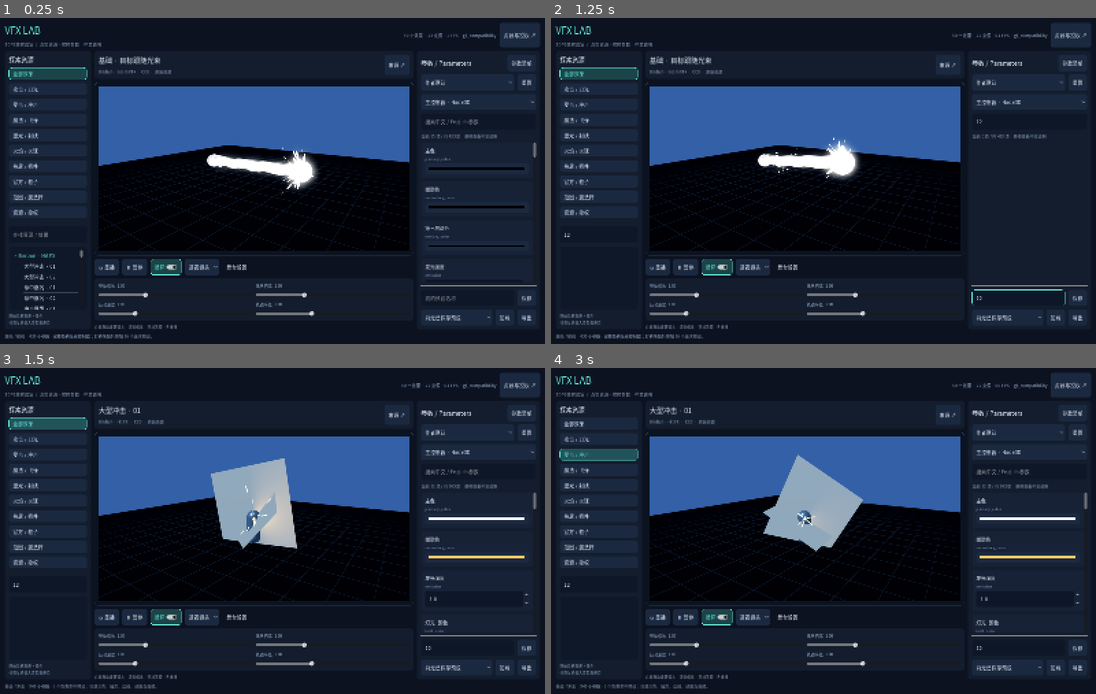
Above: before the commit, frames 1-4 (two rows, left to right).
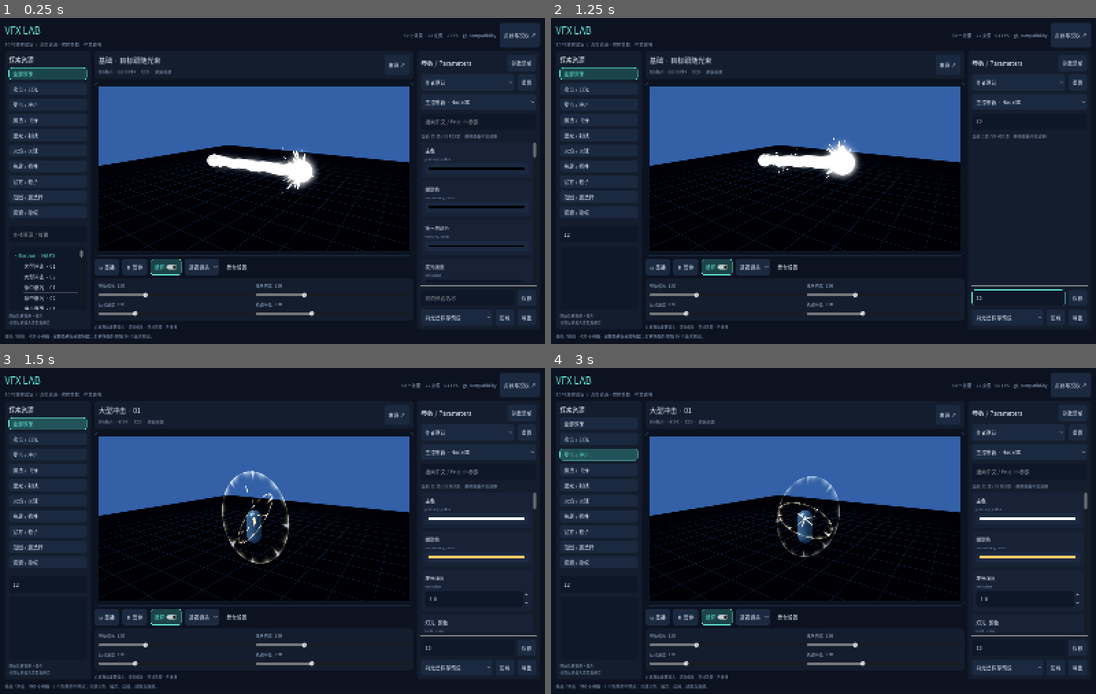
Above: after the commit, the same moments.

Repository: shanliangLS/godot_vfx_lab
Game: Godot game, scene res://scenes/main.tscn
Two runs of this game, one before a commit and one after it. Both use one fixed random seed, a clock stepped at 60 frames per second and the inputs below.
Inputs (mouse positions are in pixels of both pictures, inside the frame that each line leads up to):
- Up to frame 1 (0.25 s): no input
- Up to frame 2 (1.25 s): click (600, 233) at 0.52 s; type "12" at 0.6 s; click (1030, 122) at 0.75 s; type "12" at 0.83 s; click (1019, 298) at 0.98 s; type "12" at 1.07 s
- Up to frame 3 (1.5 s): click "全部效果" at 1.25 s
- Up to frame 4 (3 s): click "攻击 / 刀光" at 2 s; click "受击 / 冲击" at 2.75 s

Frames 1-2 are identical in both runs. In frame 3, 3.3% of the frame differs, in the area x 5-84%, y 27-99%; in frame 4, 3.0%.

Commit message:
fix(preview): resolve shader includes in hit overlay instances

Diff:
--- a/scripts/preview_stage.gd
+++ b/scripts/preview_stage.gd
@@ -31,6 +31,7 @@
 var paused_speeds: Dictionary = {}
 var projectile_clock := 0.0
 var projectile_scales: Dictionary = {}
+var shader_origins: Dictionary = {}
 
 func _ready() -> void:
 	stretch = true
@@ -119,6 +120,7 @@
 	material_records.clear()
 	paused_speeds.clear()
 	projectile_scales.clear()
+	shader_origins.clear()
 	projectile_clock = 0.0
 	dummy.visible = entry.get("mode", "") == "hit"
 	target.visible = entry.get("mode", "") == "beam"
@@ -171,6 +173,10 @@
 	effect_changed.emit(effect)
 
 func _make_local(node: Node) -> void:
+	if node is GeometryInstance3D:
+		for material in _materials(node):
+			if material is ShaderMaterial and material.shader and not material.shader.resource_path.is_empty():
+				shader_origins[material.shader.code] = material.shader.resource_path.get_base_dir()
 	for property in ["material_override", "material_overlay", "process_material", "mesh"]:
 		if property in node and node.get(property) is Resource:
 			node.set(property, node.get(property).duplicate(true))
@@ -206,12 +212,28 @@
 				var source: Shader = material.shader
 				if not shaders.has(source):
 					var overlay := Shader.new()
-					overlay.code = source.code.replace("shader_type spatial;", "shader_type spatial;\nrender_mode depth_test_disabled;")
+					var code := _expand_shader_includes(source.code, shader_origins.get(source.code, source.resource_path.get_base_dir()))
+					overlay.code = code.replace("shader_type spatial;", "shader_type spatial;\nrender_mode depth_test_disabled;")
 					shaders[source] = overlay
 				material.shader = shaders[source]
 				for uniform in material.shader.get_shader_uniform_list():
 					if uniform.name == "proximity_fade":
 						material.set_shader_parameter("proximity_fade", false if uniform.type == TYPE_BOOL else 0.0)
+
+func _expand_shader_includes(code: String, directory: String) -> String:
+	# Shader.code assignment does not run the file loader's include preprocessor.
+	var includes := RegEx.new()
+	includes.compile('(?m)^\\s*#include\\s+"([^"]+)"[^\\n]*')
+	var expanded := code
+	var matches := includes.search_all(code)
+	matches.reverse()
+	for found in matches:
+		var path: String = found.get_string(1)
+		if not path.begins_with("res://"):
+			path = directory.path_join(path).simplify_path()
+		var body := _expand_shader_includes(FileAccess.get_file_as_string(path), path.get_base_dir())
+		expanded = expanded.substr(0, found.get_start()) + body + expanded.substr(found.get_end())
+	return expanded
 
 func _setup_beam() -> void:
 	if descriptor.get("mode") != "beam" or not effect:
